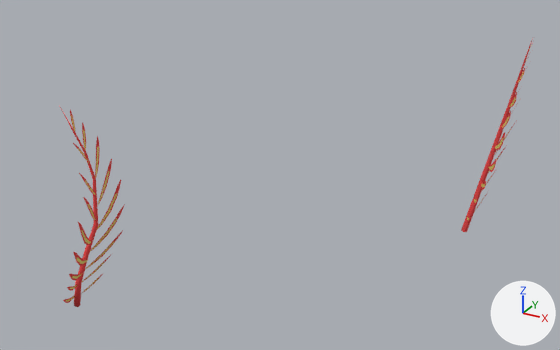
Before and after pictures for a commit that changed the Blender file HiddenHarmony/Assets/Models/Hub/Plants/reefGlowing.blend.
The view is the same before and after, from a 50 mm lens placed at (8.86, -8.72, 7.79), pointed at (2.94, 2.04, 2.41). The lights are fixed; the arrows at lower right show +X, +Y and +Z.
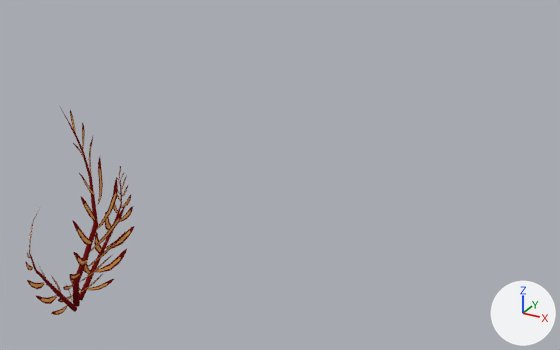
Patch to the scene script:
```diff
--- a/HiddenHarmony/Assets/Models/Hub/Plants/reefGlowing.blend.py
+++ b/HiddenHarmony/Assets/Models/Hub/Plants/reefGlowing.blend.py
@@ mat_reefmat @@
 mat_reefmat = diffuse_material('ReefMat')
-mat_reefmat.base_color = (0.8, 0.0743, 0.0743)  # red #e74d4d
+mat_reefmat.base_color = (0.202, 0.00863, 0.00863)  # dark red #7c1717
@@ me_cylinder_001 @@
 # used by ob_cylinder_001; location = (0.21, 0.16, 1.68); rotation_euler = (-0.0975, 0.0, 0.0), in degrees (-5.6, 0, 0)
-me_cylinder_001.from_pydata(...)  # 669 vertices, 499 faces; spans x -0.4..0.28, y -0.65..0.8, z -1.72..2.12
+me_cylinder_001.from_pydata(...)  # 669 vertices, 499 faces; spans x -0.41..0.24, y -0.66..0.78, z -1.72..2.12
+# me_cylinder_001 part 1: the loose piece of 36 vertices spanning x -0.09..0.01, y -0.04..0.07, z 1.26..1.76 is multiplied about its middle by the matrix ((0.968, -0.126, 0.132), (0.123, 0.977, 0.032), (-0.135, -0.015, 0.976)), then moved by (-0.02, 0.0, 0.0)
+# me_cylinder_001 part 2: the loose piece of 36 vertices spanning x -0.12..0.11, y -0.03..0.8, z -0.94..-0.38 is multiplied about its middle by the matrix ((1.005, 0.052, 0.087), (-0.051, 1.009, -0.02), (-0.088, 0.015, 1.006)), then moved by (0.03, -0.01, 0.0)
+# me_cylinder_001 part 3: the loose piece of 36 vertices spanning x 0.0..0.08, y -0.32..0.01, z 1.06..1.51 is multiplied about its middle by the matrix ((2.149, 0.447, 0.667), (0.033, 1.013, 0.019), (0.003, 0.001, 1.002)), then moved by (-0.03, 0.0, 0.0)
+# me_cylinder_001 part 4: the loose piece of 36 vertices spanning x 0.09..0.23, y -0.34..0.08, z 0.01..0.62 is scaled about its middle by (0.509, 1.01, 0.999), then moved by (-0.04, 0.0, 0.0)
+# me_cylinder_001 part 5: the loose piece of 36 vertices spanning x -0.14..0.11, y -0.64..-0.02, z -1.01..-0.7 is multiplied about its middle by the matrix ((0.711, -0.035, 0.306), (-0.085, 0.997, 0.09), (-0.008, 0.0, 1.009)), then moved by (-0.01, -0.01, 0.0)
+# me_cylinder_001 part 6: the loose piece of 36 vertices spanning x -0.24..-0.05, y -0.54..-0.06, z -1.24..-1.04 is multiplied about its middle by the matrix ((-0.128, -0.275, 0.299), (-0.34, 0.925, 0.101), (-0.033, -0.007, 1.01)), then moved by (-0.06, -0.02, 0.0)
+# me_cylinder_001 part 7: the loose piece of 36 vertices spanning x -0.33..-0.15, y -0.54..-0.04, z -1.5..-1.32 is scaled about its middle by (0.607, 1.05, 0.986), then moved by (-0.07, -0.03, 0.0)
+# me_cylinder_001 part 8: 167 of 669 vertices moved; they spanned x -0.01..0.28, y -0.56..0.73, z -0.51..1.49 and now span x -0.15..0.22, y -0.56..0.73, z -0.51..1.49; mean shift (-0.07, 0.0, 0.0); largest move (0.11, 0.5, 1.05) -> (-0.14, 0.5, 1.05)
+# me_cylinder_001 part 9: 33 of the vertices in x -0.4..-0.16, y -0.13..0.2, z -1.72..-1.17 are multiplied about their middle by the matrix ((0.933, 0.119, -0.025), (-0.024, 1.042, -0.009), (-0.002, 0.004, 0.999)), then moved by (-0.02, -0.01, 0.0)
 me_cylinder_001.materials.append(mat_reefmat)
@@ ob_cylinder_010 @@
-ob_cylinder_010 = bpy.data.objects.new('Cylinder.010', me_cylinder_061)
@@ ob_cylinder_029 @@
-ob_cylinder_029 = bpy.data.objects.new('Cylinder.029', me_cylinder_072)
@@ ob_cylinder_030 @@
-ob_cylinder_030 = bpy.data.objects.new('Cylinder.030', me_cylinder_073)
@@ ob_cylinder_031 @@
-ob_cylinder_031 = bpy.data.objects.new('Cylinder.031', me_cylinder_074)
@@ ob_cylinder_032 @@
-ob_cylinder_032 = bpy.data.objects.new('Cylinder.032', me_cylinder_075)
@@ ob_cylinder_038 @@
+ob_cylinder_038 = bpy.data.objects.new('Cylinder.038', me_cylinder_002)  # 669 vertices, 499 faces; spans x -0.54..0.28, y -0.59..0.67, z -1.75..1.41; in mat_reefmat (dark red #7c1717), mat_glowmat (yellow #e7d062)
+ob_cylinder_038.location = (-0.17, -0.61, 1.25)
+ob_cylinder_038.rotation_euler = (-0.0975, 0.0, 3.7)  # degrees (-5.6, 0, 212)
+ob_cylinder_038.scale = (0.73, 0.73, 0.73)
@@ ob_cylinder_037 @@
+ob_cylinder_037 = bpy.data.objects.new('Cylinder.037', me_cylinder_000)  # 669 vertices, 499 faces; spans x -0.3..0.26, y -0.57..0.62, z -1.88..1.34; in mat_reefmat (dark red #7c1717), mat_glowmat (yellow #e7d062)
+ob_cylinder_037.location = (-0.01, 0.92, 1.26)
+ob_cylinder_037.rotation_euler = (-0.47, -0.276, -0.409)  # degrees (-27, -16, -23)
+ob_cylinder_037.scale = (0.791, 0.791, 0.791)
```

Changed parts and their boxes [x1, y1, x2, y2] in the pictures (560 x 350 px; the box of a moved part takes in the faces that stretch with it):
'Cylinder.001', recoloured, reshaped: before [59, 105, 125, 307]; after [58, 105, 126, 307]
'Cylinder.037', added: after [70, 166, 134, 301]
'Cylinder.010', deleted (red): before [461, 38, 533, 232]
'Cylinder.038', added: after [25, 206, 77, 315]
'Cylinder.031', deleted: before [495, 132, 505, 150]
'Cylinder.030', deleted: before [502, 111, 511, 128]
'Cylinder.032', deleted: before [489, 159, 497, 172]
'Cylinder.029', deleted: before [509, 92, 517, 107]
'Cylinder.028', no longer drawn: before [518, 68, 525, 83]
'Cylinder.033', no longer drawn: before [481, 181, 486, 190]
'Cylinder.024', no longer drawn: before [494, 120, 517, 155]
'Cylinder.034', no longer drawn: before [474, 198, 477, 204]
'Cylinder.035', no longer drawn: before [467, 216, 470, 222]
'Cylinder.025', no longer drawn: before [488, 145, 507, 173]
'Cylinder.027', no longer drawn: before [474, 192, 488, 212]
part 1 of me_cylinder_001, moved or reshaped: before [82, 123, 86, 151]; after [82, 123, 85, 149]
part 2 of me_cylinder_001, moved or reshaped: before [85, 232, 122, 269]; after [84, 231, 126, 269]
part 3 of me_cylinder_001, moved or reshaped: before [73, 143, 89, 163]; after [73, 143, 85, 161]
part 4 of me_cylinder_001, moved or reshaped: before [84, 197, 95, 221]; after [81, 197, 95, 221]
part 5 of me_cylinder_001, moved or reshaped: before [69, 273, 82, 280]; after [69, 273, 80, 280]
part 6 of me_cylinder_001, moved or reshaped: before [67, 284, 77, 291]; after [63, 284, 74, 290]
part 7 of me_cylinder_001, moved or reshaped: before [63, 295, 75, 303]; after [58, 295, 73, 303]
part 8 of me_cylinder_001, moved or reshaped: before [74, 133, 125, 251]; after [72, 133, 126, 251]
part 9 of me_cylinder_001, moved or reshaped: before [74, 257, 97, 307]; after [73, 257, 97, 307]
